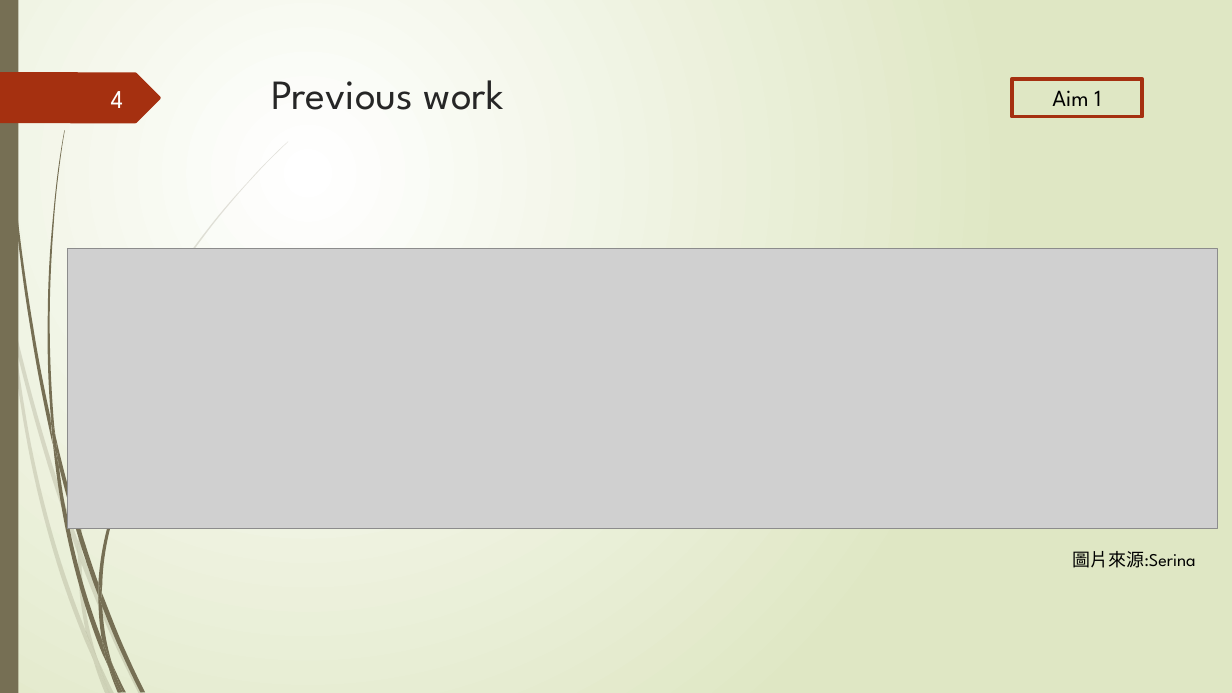
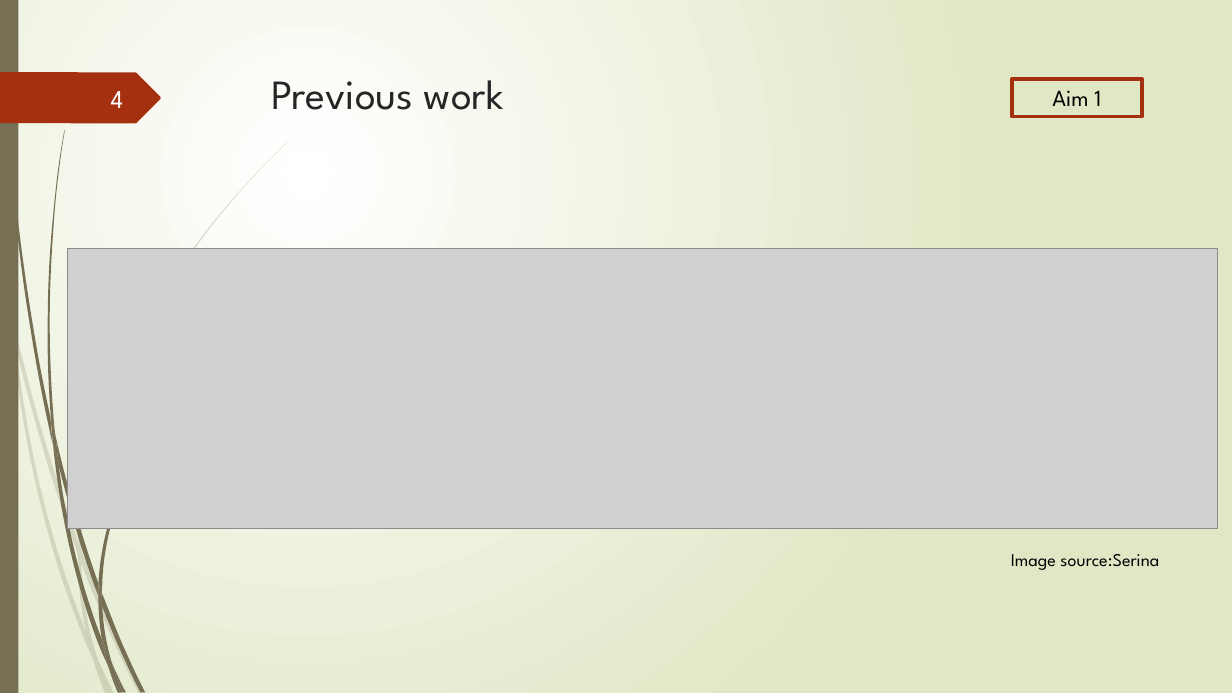
Before and after one commit to Lai-jun-yan/Academia-Sinica-internship-project, a slide deck: slide 4 of 暑期實習進度報告/presentation_final.pptx. Drawn at 1232x693 pixels with LibreOffice and Linux fonts; fonts in the diff are those of the drawing; grey boxes stand for pictures. Boxes give left, top, right and bottom in pixels: in the first picture for what was removed or moved away, otherwise in the second. Text is boxed around its words. In the diff, an @@ line names an element or a change of style, - is before the commit and + after.

```diff
--- a/暑期實習進度報告/presentation_final.pptx
+++ b/暑期實習進度報告/presentation_final.pptx
@@ text at (1011,554,1159,570): text changed @@
-圖片來源:Serina
+Image source:Serina
```
Also in this commit, not shown: 8 other slides changed, 2 slides added.
